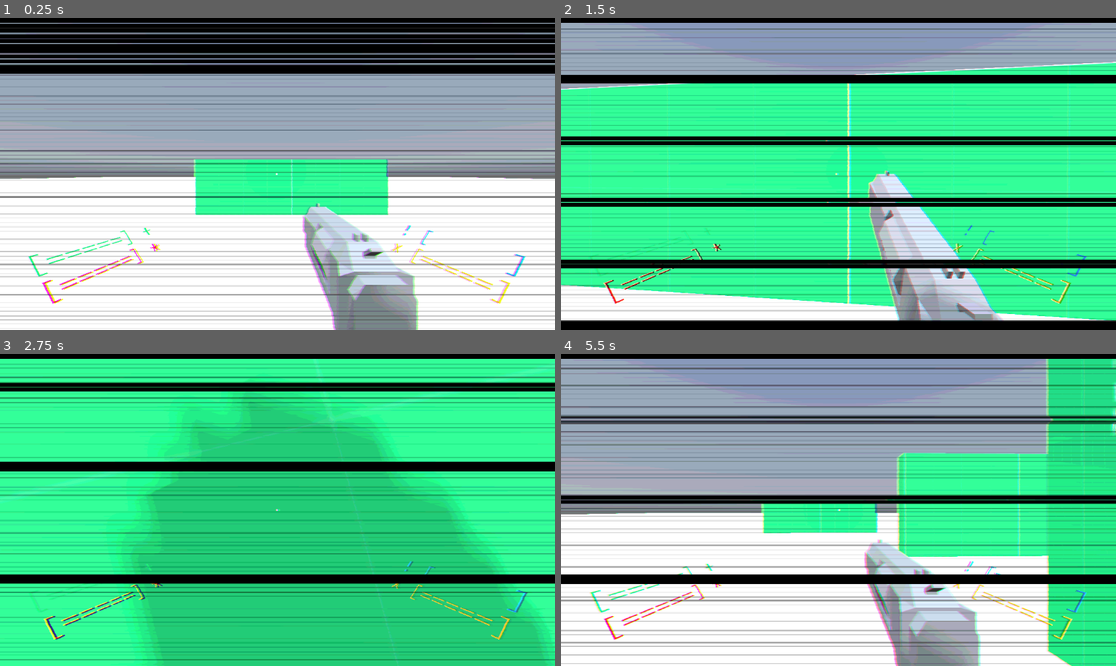
Above: before the commit, frames 1-4 (two rows, left to right).
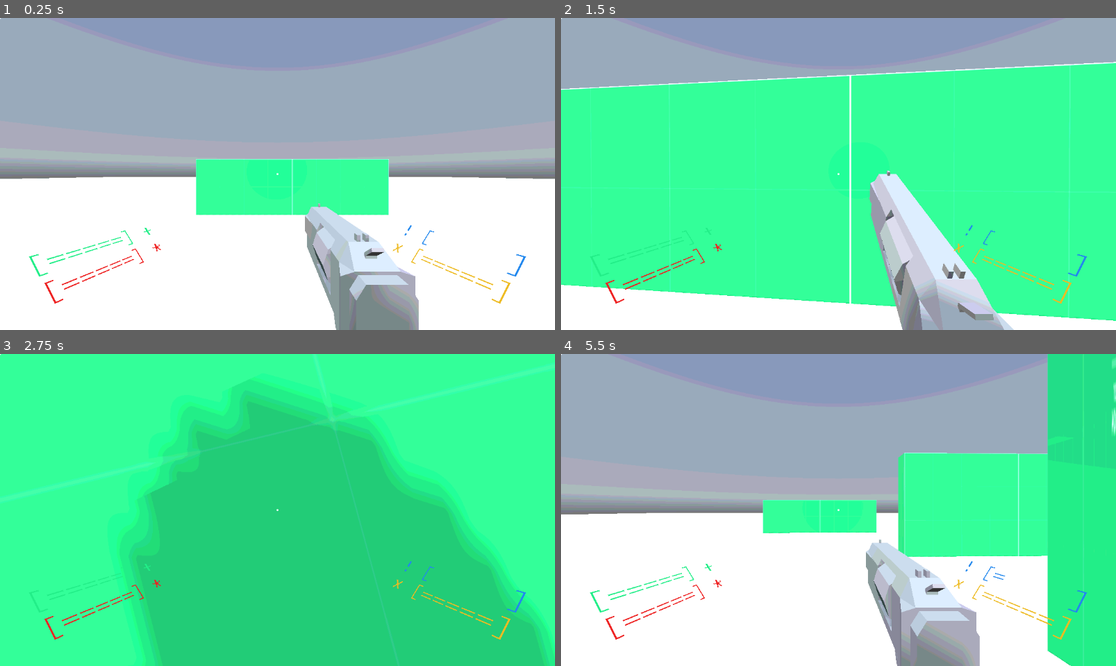
Above: after the commit, the same moments.

Repository: UPWRD1/game_fps
Game: Godot game, scene res://scenes/world.tscn
Two runs of this game, one before a commit and one after it. Both use one fixed random seed, a clock stepped at 60 frames per second and the inputs below. A sky picture missing from this copy of the repository is replaced by a grey-blue gradient.
Inputs (mouse positions are in pixels of both pictures, inside the frame that each line leads up to):
- Up to frame 1 (0.25 s): no input
- Up to frame 2 (1.5 s): move the mouse to (866, 174) at 0.52 s; hold E (do_sigact) 0.53-1.28 s; hold W (move_forward) from 0.53 s (still down); tap Space (move_jump) at 0.77 s; move the mouse to (810, 174) at 1.27 s; click (810, 174) at 1.35 s
- Up to frame 3 (2.75 s): keep holding W (move_forward); tap Space (move_jump) at 1.52 s; move the mouse to (288, 503) at 2.02 s; tap Ctrl (move_crouch) at 2.1 s
- Up to frame 4 (5.5 s): keep holding W (move_forward); move the mouse to (832, 516) at 2.77 s; tap Shift (move_sprint) at 2.85 s; tap Space (move_jump) at 3.02, 3.77, 4.52 s; move the mouse to (877, 513) at 3.52 s; hold E (do_sigact) 3.53-4.28 s; move the mouse to (794, 506) at 4.27 s; click (794, 506) at 4.35 s; move the mouse to (844, 510) at 5.02 s; tap Ctrl (move_crouch) at 5.1 s

The runs differ from the first frame. In frame 1, 29% of the frame differs, in the area x 0-100%, y 0-100%; in frame 2, 29%; in frame 3, 23%; in frame 4, 25%.

Commit message:
updates

Diff:
--- a/data/player/glitch.gdshader
+++ b/data/player/glitch.gdshader
@@ -34,7 +34,7 @@
         float d = mod(TIME * i, 1.7);
         float o = sin(1.0 - tan(TIME * 0.24 * i));
     	o *= offsetIntensity;
-        uv.x += verticalBar(d, uv.y, o);
+        //uv.x += verticalBar(d, uv.y, o);
     }
 	float uvY = uv.y;
     uvY *= noiseQuality;
--- a/data/player/player.tscn
+++ b/data/player/player.tscn
@@ -83,6 +83,7 @@
 size_flags_vertical = 3
 
 [node name="ColorRect2" type="ColorRect" parent="head/camera/ColorRect"]
+visible = false
 z_index = 1
 material = SubResource("ShaderMaterial_62tcw")
 layout_mode = 1
--- /dev/null
+++ b/hud.gdshader
@@ -0,0 +1,61 @@
+shader_type spatial;
+
+uniform sampler2D TEXTURE;
+
+vec2 curve(vec2 uv)
+{
+	uv = (uv - 0.5) * 2.0;
+	uv *= 1.1;
+	uv.x *= 1.0 + pow((abs(uv.y) / 5.0), 2.0);
+	uv.y *= 1.0 + pow((abs(uv.x) / 4.0), 2.0);
+	uv  = (uv / 2.0) + 0.5;
+	uv =  uv *0.92 + 0.04;
+	return uv;
+}
+
+void fragment() {
+
+	vec3 c = textureLod(TEXTURE,UV, 0.0).rgb;
+	vec2 iResolution = SCREEN_UV;
+    vec2 q = UV / iResolution.xy;
+    vec2 uv = UV;
+    uv = curve( uv );
+    vec3 oricol = texture( TEXTURE, vec2(q.x,q.y) ).xyz;
+    vec3 col;
+	float x =  sin(0.3*TIME+uv.y*21.0)*sin(0.7*TIME+uv.y*29.0)*sin(0.3+0.33*TIME+uv.y*31.0)*0.0017;
+
+    col.r = texture(TEXTURE,vec2(x+uv.x+0.001,uv.y+0.001)).x+0.05;
+    col.g = texture(TEXTURE,vec2(x+uv.x+0.000,uv.y-0.002)).y+0.05;
+    col.b = texture(TEXTURE,vec2(x+uv.x-0.002,uv.y+0.000)).z+0.05;
+    col.r += 0.08*texture(TEXTURE,0.75*vec2(x+0.025, -0.027)+vec2(uv.x+0.001,uv.y+0.001)).x;
+    col.g += 0.05*texture(TEXTURE,0.75*vec2(x+-0.022, -0.02)+vec2(uv.x+0.000,uv.y-0.002)).y;
+    col.b += 0.08*texture(TEXTURE,0.75*vec2(x+-0.02, -0.018)+vec2(uv.x-0.002,uv.y+0.000)).z;
+
+    col = clamp(col*0.6+0.4*col*col*1.0,0.0,1.0);
+
+    float vig = (0.0 + 1.0*16.0*uv.x*uv.y*(1.0-uv.x)*(1.0-uv.y));
+	col *= vec3(pow(vig,0.3));
+
+    col *= vec3(0.95,1.05,0.95);
+	col *= 2.8;
+
+	float scans = clamp( 0.35+0.35*sin(3.5*TIME+uv.y*iResolution.y*1.5), 0.0, 1.0);
+
+	float s = pow(scans,1.7);
+	col = col*vec3( 0.4+0.7*s) ;
+
+    col *= 1.0+0.01*sin(110.0*TIME);
+	if (uv.x < 0.0 || uv.x > 1.0)
+		col *= 0.0;
+	if (uv.y < 0.0 || uv.y > 1.0)
+		col *= 0.0;
+
+	col*=1.0-0.65*vec3(clamp((mod(FRAGCOORD.x, 2.0)-1.0)*2.0,0.0,1.0));
+
+    float comp = smoothstep( 0.1, 0.9, sin(TIME) );
+
+
+    vec4 CRT = vec4(col,1.0);
+	vec3 color = CRT.rgb;
+ALBEDO = color;
+}
--- a/hud.tscn
+++ b/hud.tscn
@@ -1,18 +1,18 @@
-[gd_scene load_steps=6 format=3 uid="uid://cbfpia0gwba3w"]
+[gd_scene load_steps=7 format=3 uid="uid://cbfpia0gwba3w"]
 
 [ext_resource type="FontFile" uid="uid://cg132hx1cuosq" path="res://data/fonts/IBMPlexMono-Regular.ttf" id="1_fhwjs"]
 [ext_resource type="Script" path="res://hud.gd" id="1_l4oh1"]
 [ext_resource type="Texture2D" uid="uid://bubwl36108v2r" path="res://data/cursors/crosshair001.png" id="2_acna1"]
-[ext_resource type="Shader" path="res://data/player/glitch.gdshader" id="3_qg6as"]
+[ext_resource type="Shader" path="res://hud.gdshader" id="3_oineb"]
 
-[sub_resource type="ShaderMaterial" id="ShaderMaterial_yksyc"]
+[sub_resource type="ViewportTexture" id="ViewportTexture_x63v2"]
+viewport_path = NodePath("CanvasLayer/SubViewportContainer/SubViewport")
+
+[sub_resource type="ShaderMaterial" id="ShaderMaterial_h46jx"]
 resource_local_to_scene = true
-shader = ExtResource("3_qg6as")
-shader_parameter/shake = 0.015
-shader_parameter/noiseQuality = 250.0
-shader_parameter/noiseIntensity = 0.001
-shader_parameter/offsetIntensity = 0.05
-shader_parameter/colorOffsetIntensity = 0.5
+render_priority = 0
+shader = ExtResource("3_oineb")
+shader_parameter/TEXTURE = SubResource("ViewportTexture_x63v2")
 
 [node name="Node2D" type="Node2D"]
 light_mask = 2
@@ -22,6 +22,8 @@
 [node name="CanvasLayer" type="CanvasLayer" parent="."]
 
 [node name="SubViewportContainer" type="SubViewportContainer" parent="CanvasLayer"]
+light_mask = 2
+visibility_layer = 2
 custom_minimum_size = Vector2(1152, 648)
 offset_right = 40.0
 offset_bottom = 40.0
@@ -99,18 +101,9 @@
 font_size = 20
 outline_size = 0
 
+[node name="Sprite3D" type="Sprite3D" parent="CanvasLayer/SubViewportContainer/SubViewport/Camera3D"]
+transform = Transform3D(1, 0, 0, 0, 1, 0, 0, 0, 1, 0, 0, -1.92215)
+material_override = SubResource("ShaderMaterial_h46jx")
+
 [node name="crosshair" type="Sprite2D" parent="CanvasLayer"]
 texture = ExtResource("2_acna1")
-
-[node name="ColorRect" type="ColorRect" parent="CanvasLayer"]
-top_level = true
-light_mask = 2
-visibility_layer = 2
-z_index = 2
-material = SubResource("ShaderMaterial_yksyc")
-anchors_preset = 15
-anchor_right = 1.0
-anchor_bottom = 1.0
-grow_horizontal = 2
-grow_vertical = 2
-size_flags_vertical = 3
--- /dev/null
+++ b/pew.tscn
@@ -0,0 +1,8 @@
+[gd_scene load_steps=2 format=3 uid="uid://b21bt40ri1st3"]
+
+[ext_resource type="PackedScene" uid="uid://kdlljg8egp8r" path="res://data/models/pew.dae" id="1_42ikp"]
+
+[node name="pew" instance=ExtResource("1_42ikp")]
+
+[node name="AnimationPlayer" parent="." index="1"]
+callback_mode_method = 1
